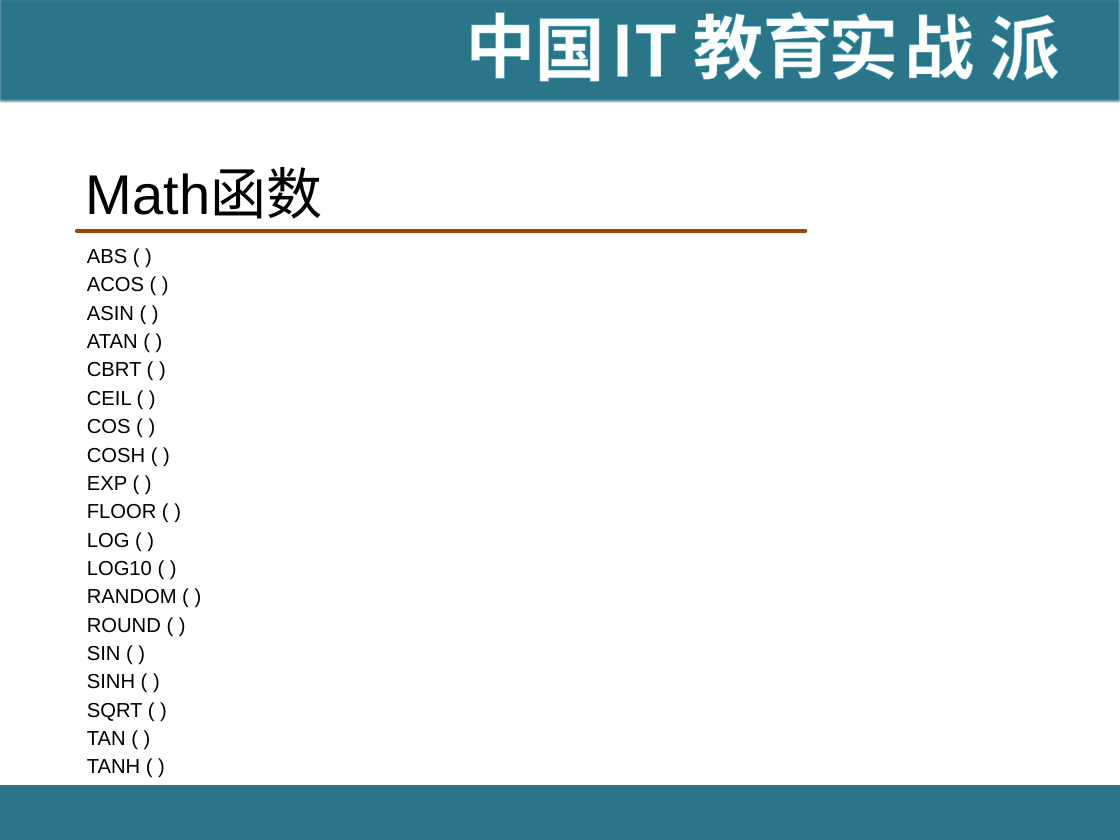
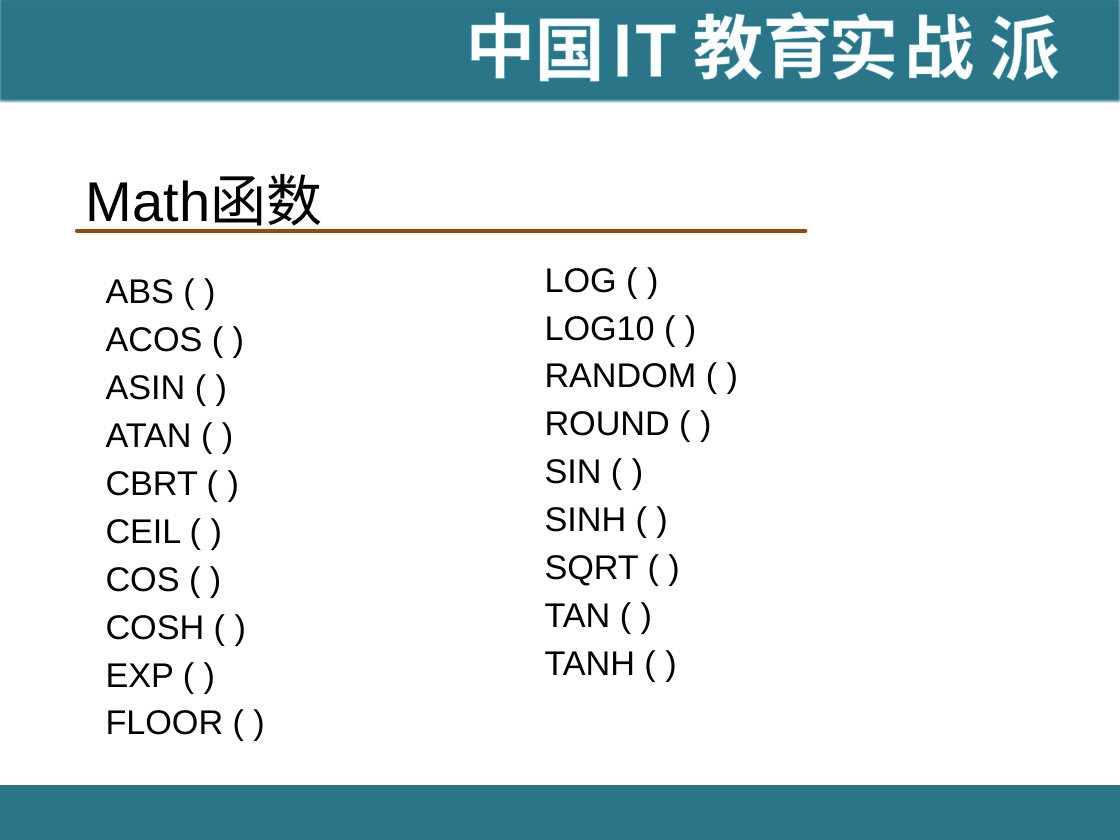
Before and after one commit to hanningxiao/BigData, a slide deck: slide 82 of [IT18掌www.it18zhang.com]Pig.pptx. Drawn at 1120x840 pixels with LibreOffice and Linux fonts; fonts in the diff are those of the drawing; background and template pictures are left out. Boxes give left, top, right and bottom in pixels: in the first picture for what was removed or moved away, otherwise in the second. Text is boxed around its words. In the diff, an @@ line names an element or a change of style, - is before the commit and + after.

Commit message:
update

```diff
--- a/[IT18掌www.it18zhang.com]Pig.pptx
+++ b/[IT18掌www.it18zhang.com]Pig.pptx
@@ title "Math函数" rewrapped from (86,169,322,219) to (86,177,322,231) @@
@@ text at (87,249,157,519): paragraphs removed @@
-ABS ( )
-ACOS ( )
-ASIN ( )
-ATAN ( )
-CBRT ( )
-CEIL ( )
-COS ( )
-COSH ( )
-EXP ( )
-FLOOR ( )
@@ text "LOG ( )": place and size @@
-text "LOG ( )" at (87,249,177,773)
+text "LOG ( )" at (545,268,697,675)
@@ text "LOG ( )" at (545,268,697,675): size 13 to 22 pt; more space between paragraphs @@
@@ text added at (106,279,224,735), 22 pt, text #000000 @@
+ABS ( )
+ACOS ( )
+ASIN ( )
+ATAN ( )
+CBRT ( )
+CEIL ( )
+COS ( )
+COSH ( )
+EXP ( )
+FLOOR ( )
```
Also in this commit, not shown: 43 other slides changed, 5 slides added, 5 slides removed.
